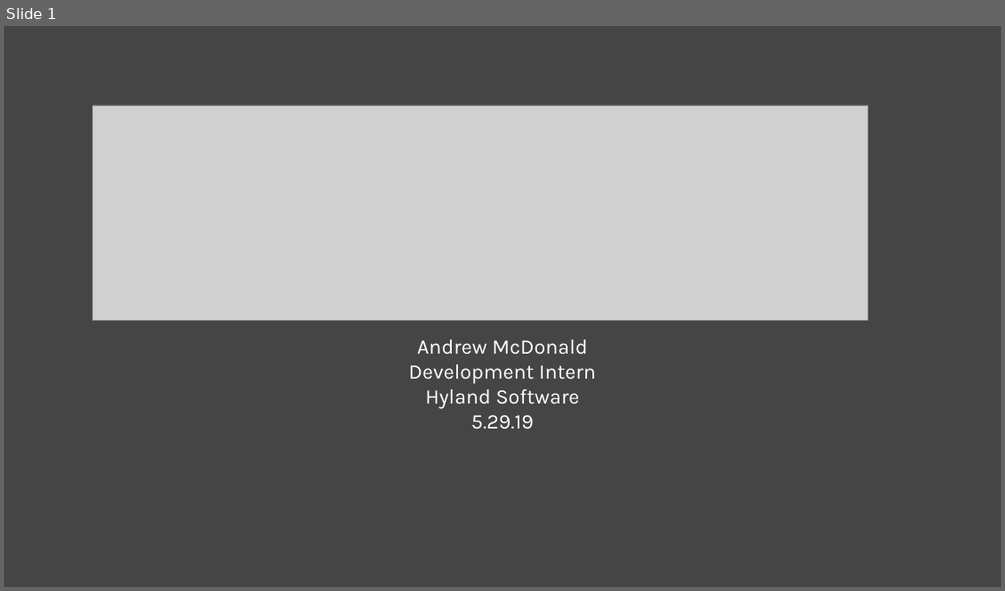
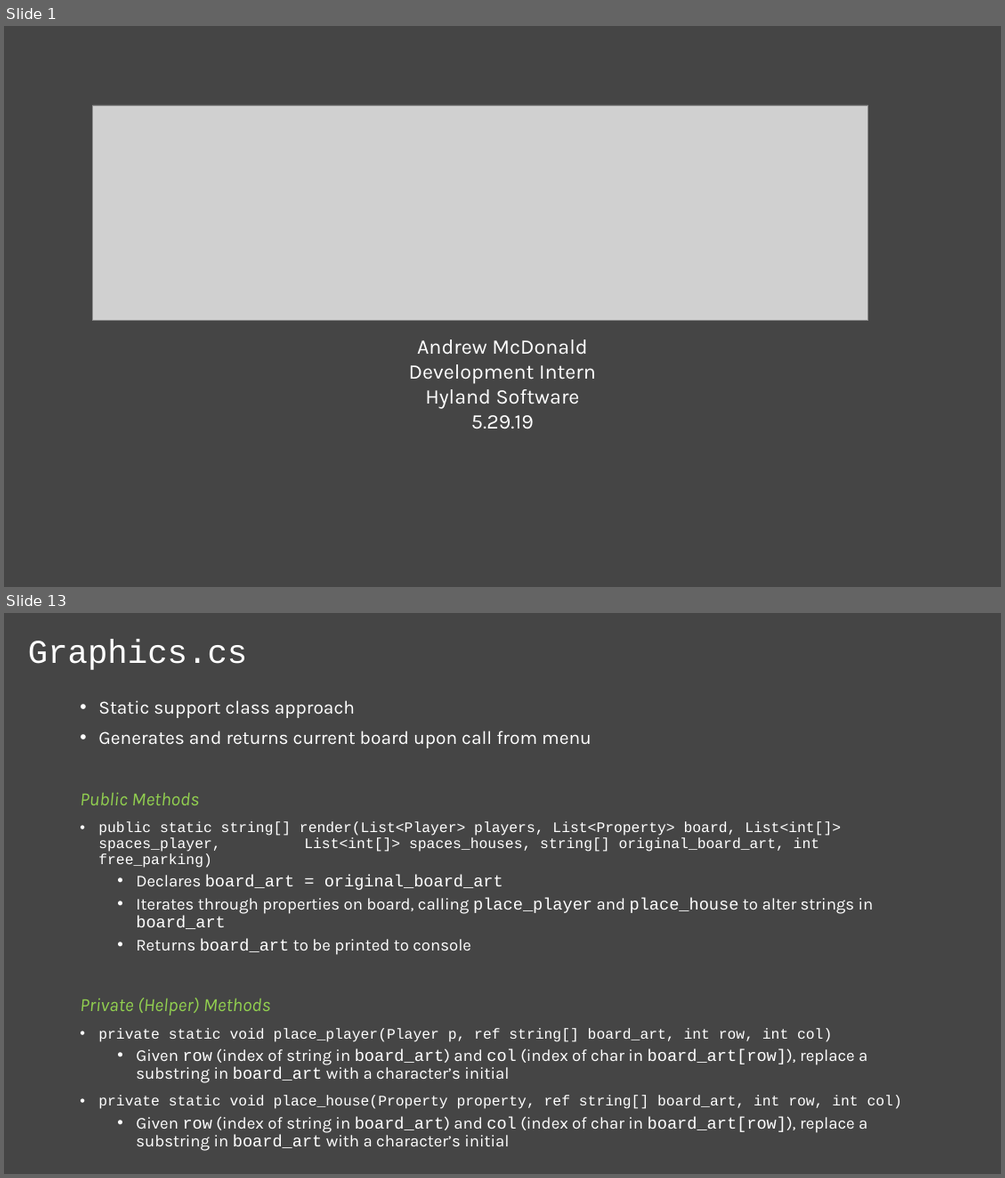
Before and after one commit to ampersandmcd/Monopoly, a slide deck: model.pptx. Shown one above the other, each under a label of ours: slide 1 before the commit, slides 1 and 13 after it; the slides between them are not shown. The pictures are 1005x591 and 1005x1178 pixels, drawn with LibreOffice and Linux fonts; fonts in the diff are those of the drawing; grey boxes stand for pictures. Boxes give left, top, right and bottom in pixels: in the first picture for what was removed or moved away, otherwise in the second. Text is boxed around its words. In the diff, an @@ line names an element or a change of style, - is before the commit and + after.

```diff
--- a/model.pptx
+++ b/model.pptx
@@ slide 13 added at (4, 613, 1001, 1174), background #454545 @@
@@ title added at (28, 640, 247, 670), 32 pt, text #FFFFFF @@
+Graphics.cs
@@ text added at (80, 700, 902, 1151), 16 pt, text #FFFFFF @@
+• Static support class approach
+• Generates and returns current board upon call from menu
+Public Methods
+• public static string[] render(List<Player> players, List<Property> board, List<int[]> spaces_player, List<int[]> spaces_houses, string[] original_board_art, int free_parking)
+  • Declares board_art = original_board_art
+  • Iterates through properties on board, calling place_player and place_house to alter strings in board_art
+  • Returns board_art to be printed to console
+Private (Helper) Methods
+• private static void place_player(Player p, ref string[] board_art, int row, int col)
+  • Given row (index of string in board_art) and col (index of char in board_art[row]), replace a substring in board_art with a character’s initial
+• private static void place_house(Property property, ref string[] board_art, int row, int col)
+  • Given row (index of string in board_art) and col (index of char in board_art[row]), replace a substring in board_art with a character’s initial
```
Also in this commit, not shown: 8 slides changed, 4 other slides added, 5 other files.
